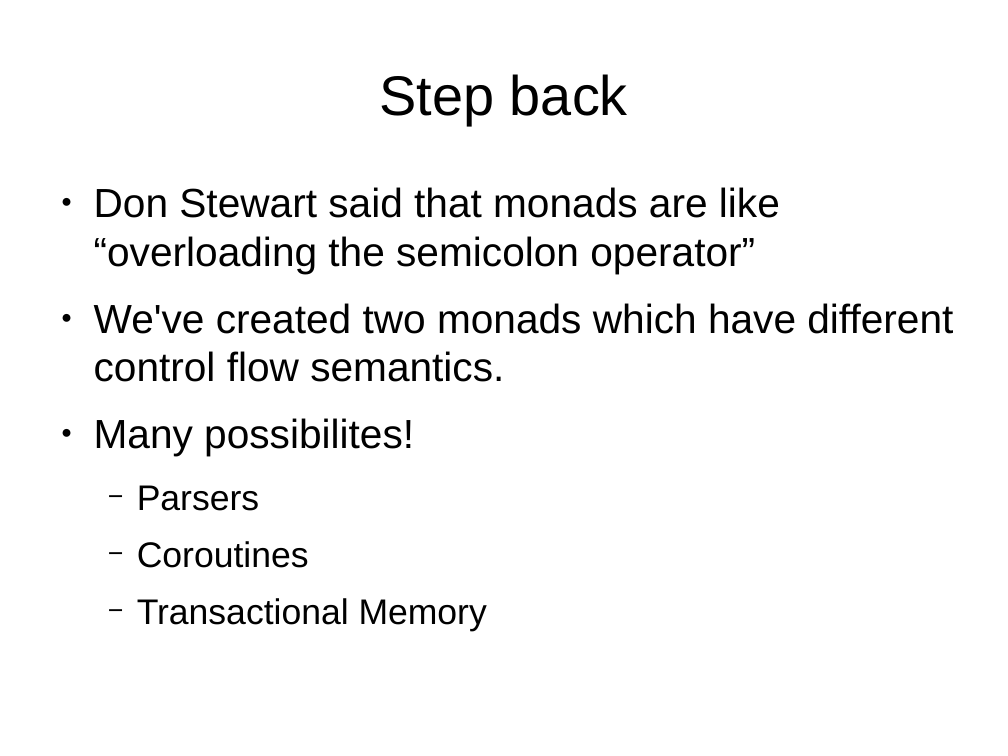
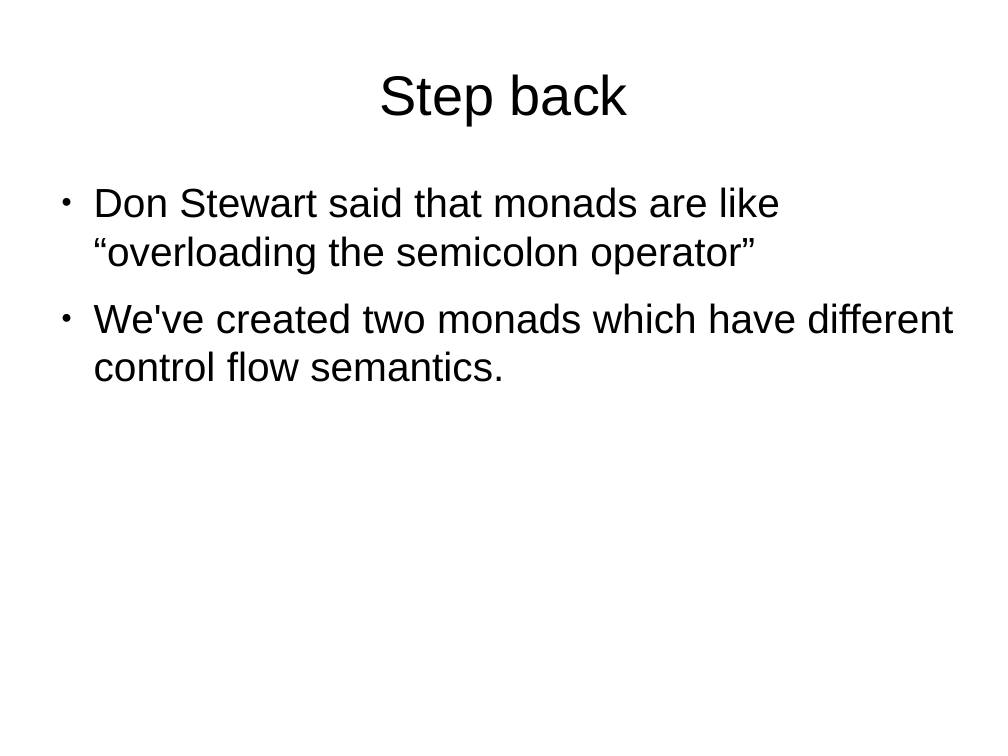
Before and after one commit to luqui/luqui-misc, a slide deck: slide 40 of work/present/monads/monads.odp. Drawn at 1008x756 pixels with LibreOffice and Linux fonts; fonts in the diff are those of the drawing. Boxes give left, top, right and bottom in pixels: in the first picture for what was removed or moved away, otherwise in the second. Text is boxed around its words. In the diff, an @@ line names an element or a change of style, - is before the commit and + after.

```diff
--- a/work/present/monads/monads.odp
+++ b/work/present/monads/monads.odp
@@ text at bbox=[94, 418, 487, 631]: paragraphs removed @@
-● Many possibilites!
-  − Parsers
-  − Coroutines
-  − Transactional Memory
```
Also in this commit, not shown: 7 other slides changed, 13 slides added.
